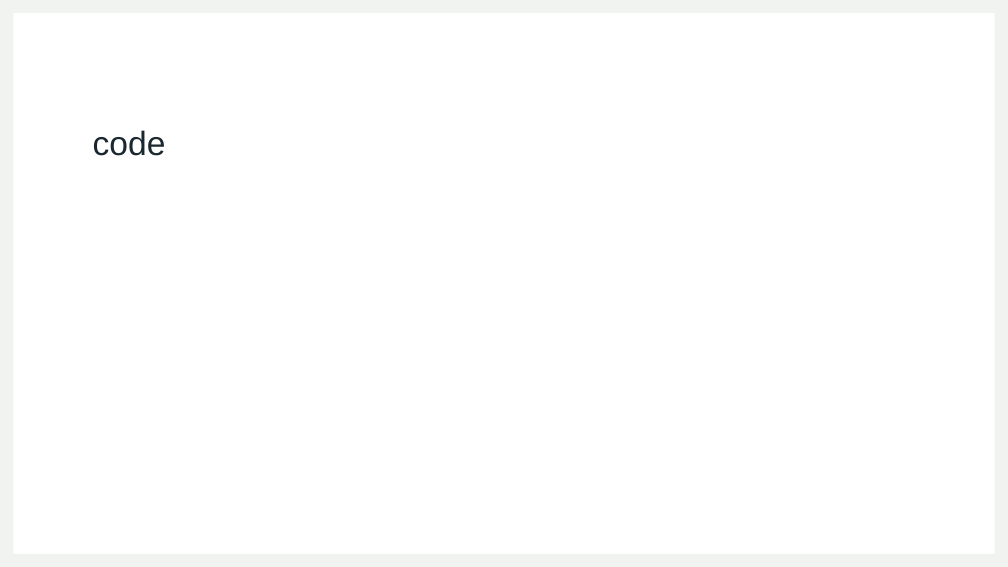
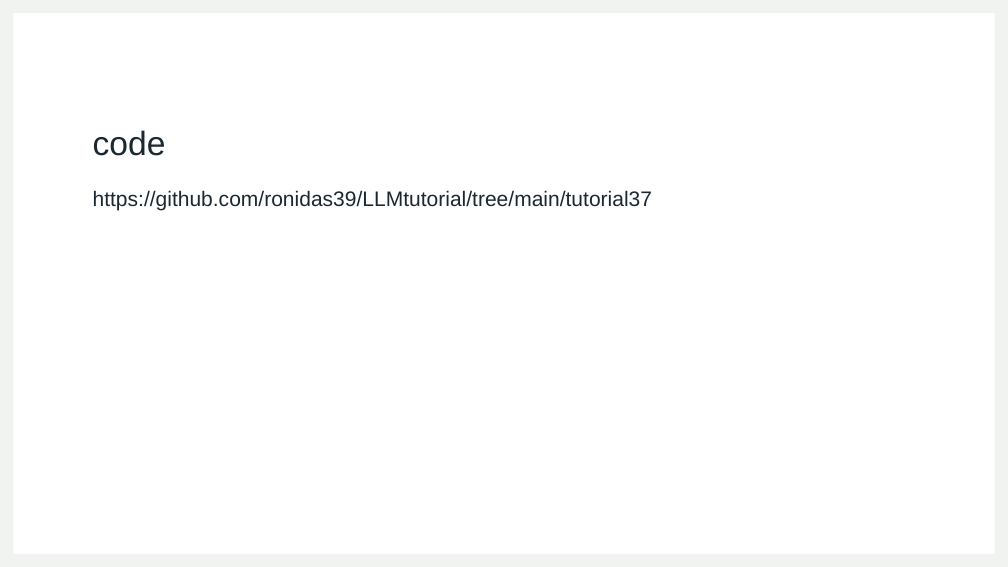
Before and after one commit to ronidas39/LLMtutorial, a slide deck: slide 3 of tutorial37/tutorial37.pptx. Drawn at 1008x567 pixels with LibreOffice and Linux fonts; fonts in the diff are those of the drawing. Boxes give left, top, right and bottom in pixels: in the first picture for what was removed or moved away, otherwise in the second. Text is boxed around its words. In the diff, an @@ line names an element or a change of style, - is before the commit and + after.

Commit message:
link code

```diff
--- a/tutorial37/tutorial37.pptx
+++ b/tutorial37/tutorial37.pptx
@@ text added at [93,190,652,210], 20 pt, text #1B2830 @@
+https://github.com/ronidas39/LLMtutorial/tree/main/tutorial37
```
